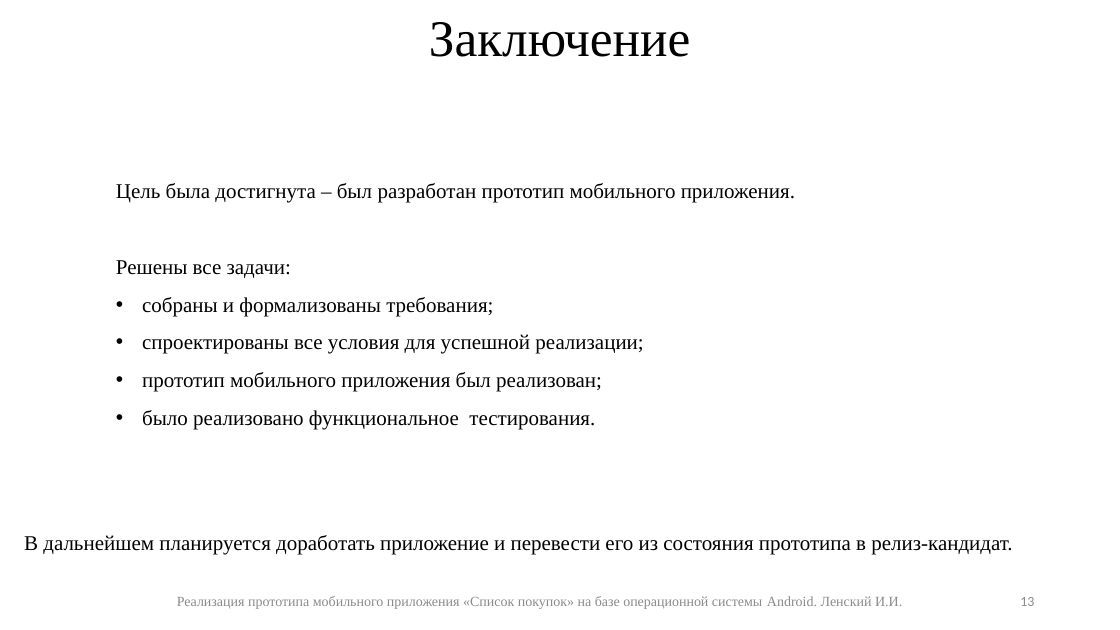
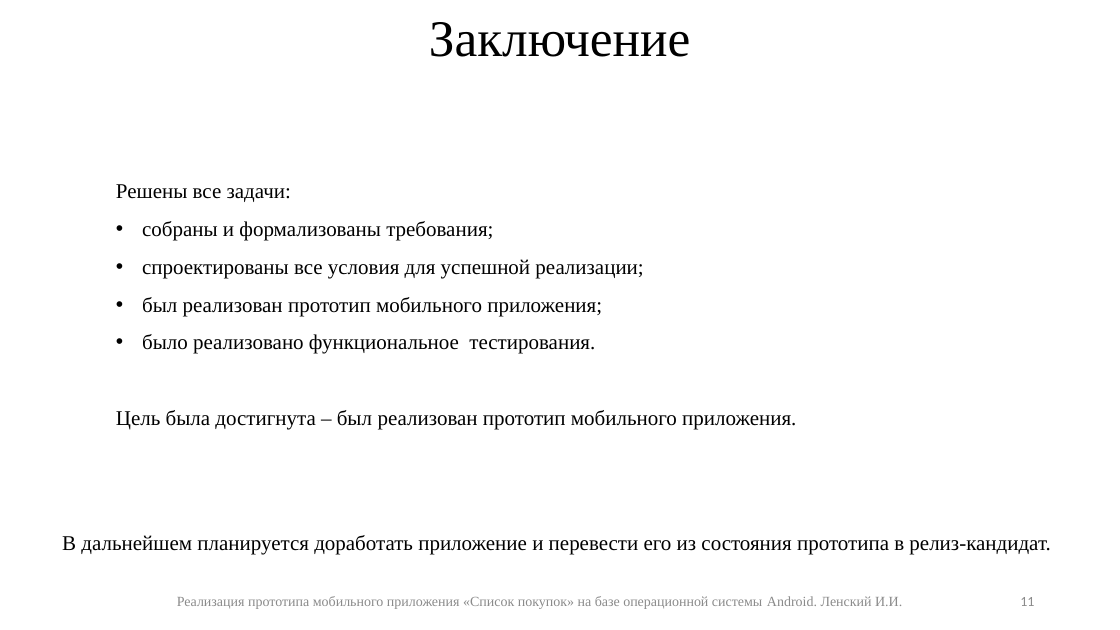
Before and after one commit to IliaLenskii/graduate-work, a slide deck: slide 11 of 3/java-2021-1-Lenskii.pptx (slide 13 before the commit). Drawn at 1120x630 pixels with LibreOffice and Linux fonts; fonts in the diff are those of the drawing. Boxes give left, top, right and bottom in pixels: in the first picture for what was removed or moved away, otherwise in the second. Text is boxed around its words. In the diff, an @@ line names an element or a change of style, - is before the commit and + after.

```diff
--- a/3/java-2021-1-Lenskii.pptx
+++ b/3/java-2021-1-Lenskii.pptx
@@ text at [116, 183, 795, 203]: paragraph removed @@
-Цель была достигнута – был разработан прототип мобильного приложения.
@@ text at [142, 297, 602, 316]: text changed @@
-• прототип мобильного приложения был реализован;
+• был реализован прототип мобильного приложения;
@@ text at [116, 410, 796, 430]: paragraph added @@
+Цель была достигнута – был реализован прототип мобильного приложения.
@@ text "В дальнейшем планируется доработать приложение ..." at [62, 535, 1050, 554]: alignment left to centre @@
@@ page number at [1020, 597, 1034, 606]: text changed @@
-13
+11
```
Also in this commit, not shown: 1 other slide changed, 2 slides removed.
